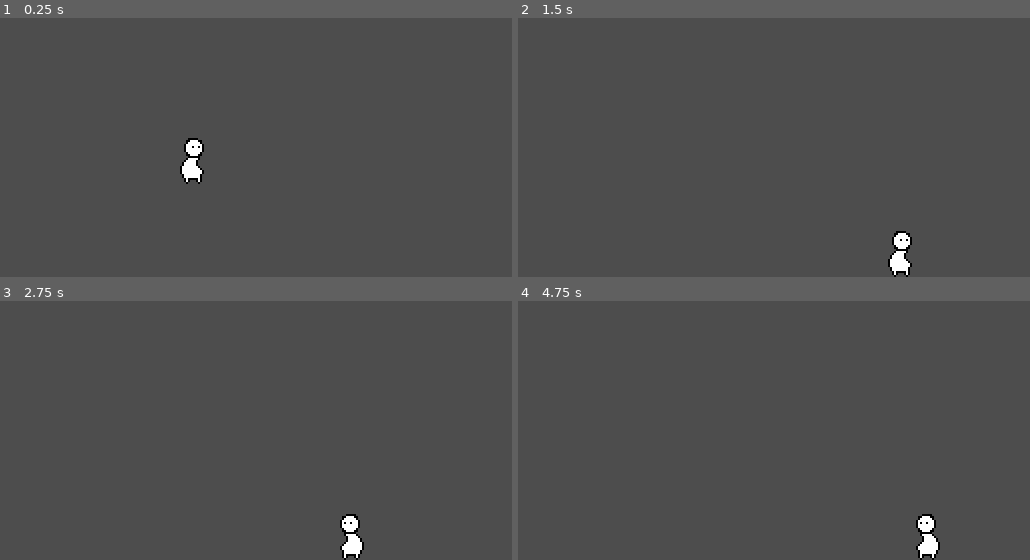
Above: before the commit, frames 1-4 (two rows, left to right).
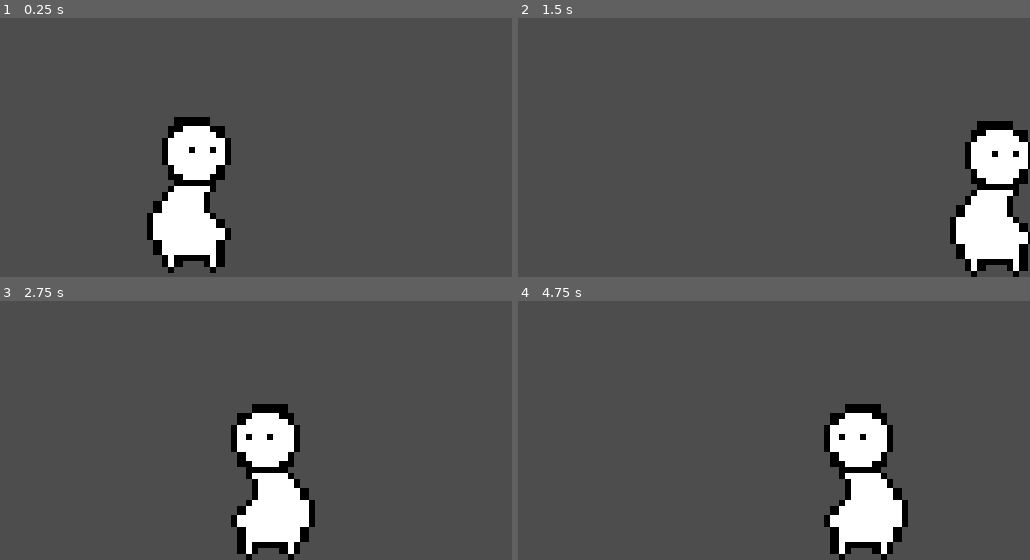
Above: after the commit, the same moments.

Repository: UltimateBlackGuy/The-Gravity
Game: Godot game, scene res://root.tscn
Two runs of this game, one before a commit and one after it. Both use one fixed random seed, a clock stepped at 60 frames per second and the inputs below.
Inputs:
- Up to frame 1 (0.25 s): no input
- Up to frame 2 (1.5 s): hold D (Right) from 0.53 s (still down)
- Up to frame 3 (2.75 s): release D (Right) at 2.03 s; hold A (Left) from 2.03 s (still down)
- Up to frame 4 (4.75 s): release A (Left) at 2.78 s; hold D (Right) 2.78-4.28 s; tap Enter at 4.25 s; hold A (Left) from 4.28 s (still down)

The runs differ from the first frame. In frame 1, 6.6% of the frame differs, in the area x 28-46%, y 38-99%; in frame 2, 7.5%; in frame 3, 7.6%, in the area x 45-72%, y 39-100%; in frame 4, 7.6%.

Commit message:
Changed the size of the Player
IT looks better this way trust.

Diff:
--- a/player.tscn
+++ b/player.tscn
@@ -15,8 +15,7 @@
 }]
 
 [sub_resource type="CapsuleShape2D" id="CapsuleShape2D_i3pqv"]
-radius = 6.0
-height = 20.0
+height = 50.0
 
 [node name="Player" type="CharacterBody2D" unique_id=2118292306]
 texture_filter = 1
--- a/root.tscn
+++ b/root.tscn
@@ -19,34 +19,34 @@
 [node name="Player" parent="." unique_id=2118292306 instance=ExtResource("1_pq8q7")]
 
 [node name="Camera2D" type="Camera2D" parent="." unique_id=443008456]
-zoom = Vector2(2, 2)
+zoom = Vector2(3, 3)
 
 [node name="Wall Borders" type="Node2D" parent="." unique_id=1263593026]
 
 [node name="RightWall" type="StaticBody2D" parent="Wall Borders" unique_id=1751760156]
 
 [node name="CollisionShape2D" type="CollisionShape2D" parent="Wall Borders/RightWall" unique_id=1436157636]
-position = Vector2(170, 0)
+position = Vector2(116, 0)
 shape = SubResource("RectangleShape2D_pq8q7")
 debug_color = Color(0.30588236, 0.43529412, 0.21568628, 1)
 
 [node name="LeftWall" type="StaticBody2D" parent="Wall Borders" unique_id=165658348]
 
 [node name="CollisionShape2D" type="CollisionShape2D" parent="Wall Borders/LeftWall" unique_id=1335818984]
-position = Vector2(-170, 0)
+position = Vector2(-117, 0)
 shape = SubResource("RectangleShape2D_pyidc")
 debug_color = Color(0.30588236, 0.43529412, 0.21568628, 1)
 
 [node name="Ceiling" type="StaticBody2D" parent="Wall Borders" unique_id=1620759385]
 
 [node name="CollisionShape2D" type="CollisionShape2D" parent="Wall Borders/Ceiling" unique_id=1609892929]
-position = Vector2(0, -100)
+position = Vector2(-3, -70)
 shape = SubResource("RectangleShape2D_vvh5c")
 debug_color = Color(0.30588236, 0.43529412, 0.21568628, 1)
 
 [node name="Floor" type="StaticBody2D" parent="Wall Borders" unique_id=166528619]
 
 [node name="CollisionShape2D" type="CollisionShape2D" parent="Wall Borders/Floor" unique_id=199565302]
-position = Vector2(0, 99)
+position = Vector2(0, 69)
 shape = SubResource("RectangleShape2D_28aoi")
 debug_color = Color(0.3191247, 0.6243435, 0.09972664, 0.41960785)
Binary file changed: School Game Sprites/Base.png
Not shown, changed: School Game Sprites/Base.png.import
Not shown: 1 places in player.tscn that only renumber resources
